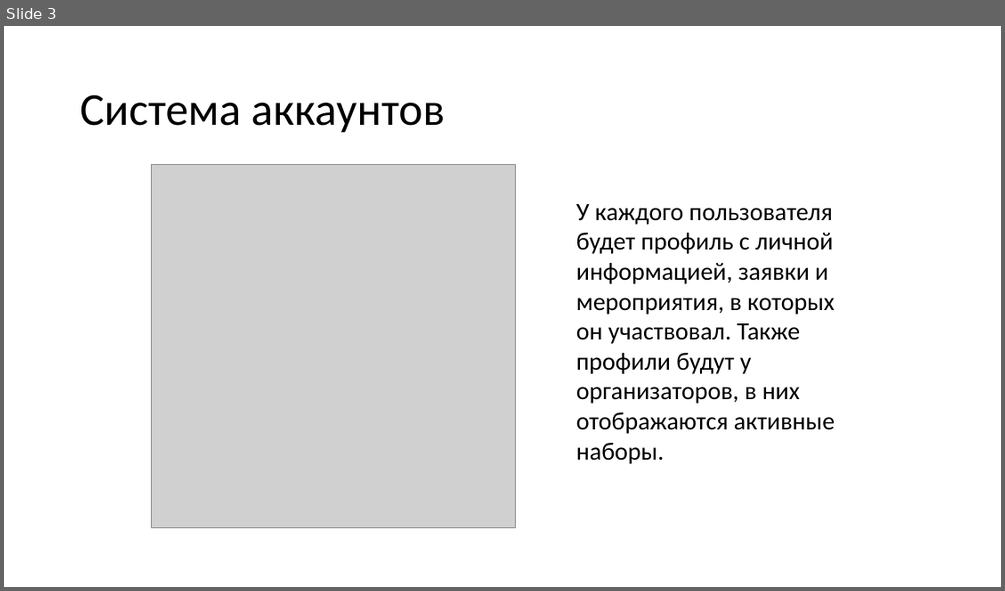
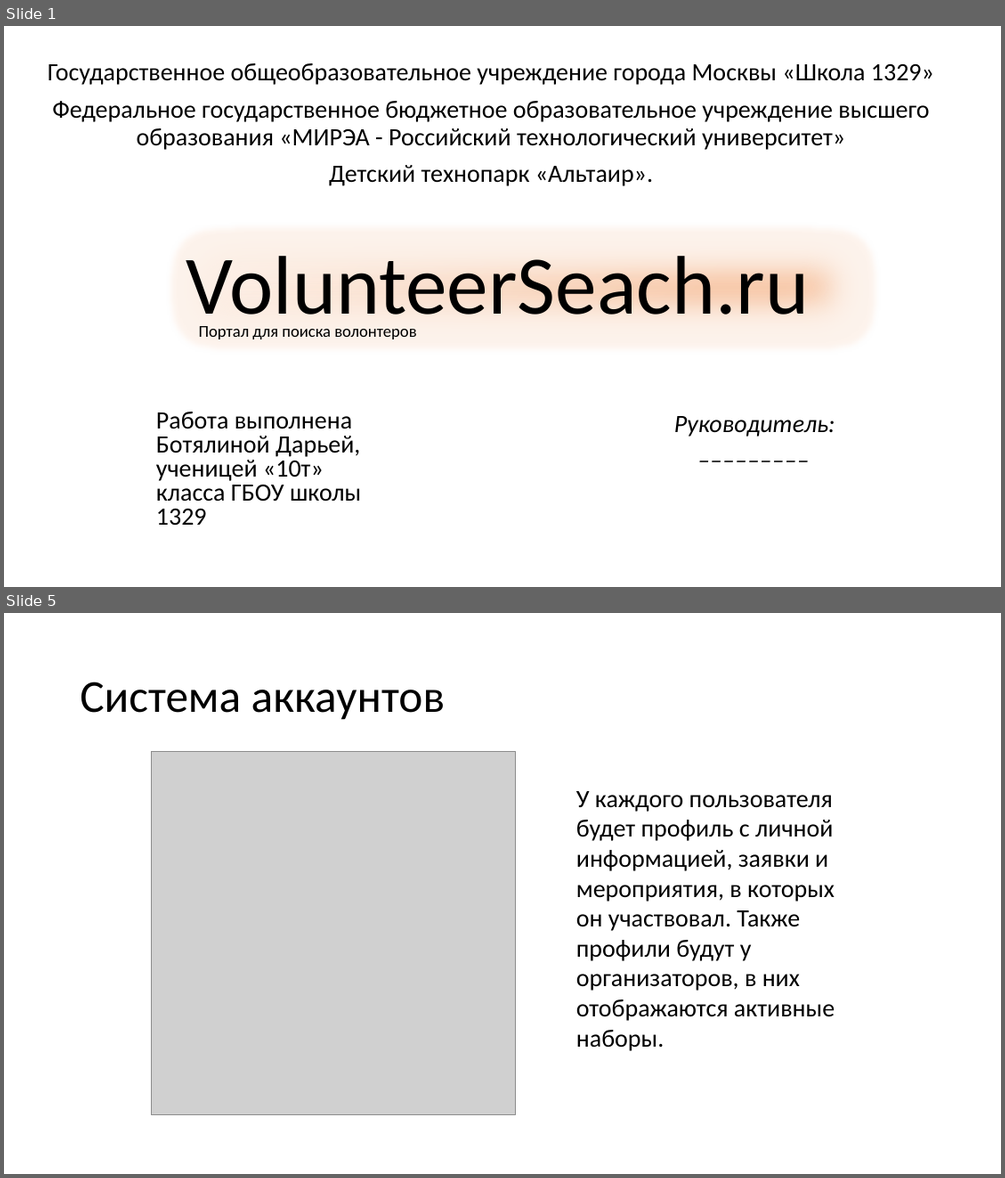
Before and after one commit to DaryaHomyak/VolunteerSearch, a slide deck: VolunteerSeach.pptx. Shown one above the other, each under a label of ours: slide 3 before the commit, slides 1 and 5 after it; the slides between them are not shown. The pictures are 1005x591 and 1005x1178 pixels, drawn with LibreOffice and Linux fonts; fonts in the diff are those of the drawing; grey boxes stand for pictures; background and template pictures are left out. Boxes give left, top, right and bottom in pixels: in the first picture for what was removed or moved away, otherwise in the second. Text is boxed around its words. In the diff, an @@ line names an element or a change of style, - is before the commit and + after.

```diff
--- a/VolunteerSeach.pptx
+++ b/VolunteerSeach.pptx
@@ slide 1 added at [4, 26, 1001, 587], background picture (left out) @@
@@ text added at [48, 63, 934, 186], 24 pt, text #000000 @@
+Государственное общеобразовательное учреждение города Москвы «Школа 1329»
+Федеральное государственное бюджетное образовательное учреждение высшего образования «МИРЭА - Российский технологический университет»
+Детский технопарк «Альтаир».
@@ text added at [186, 256, 809, 334], 80 pt, text #000000 @@
+VolunteerSeach.ru
@@ rectangle added at [191, 313, 443, 351], fill gradient #FFFFFF to #ED7D31, 16 pt, text #000000 @@
+Портал для поиска волонтеров
@@ text added at [156, 411, 361, 525], 24 pt, text #000000 @@
+Работа выполнена Ботялиной Дарьей, ученицей «10т» класса ГБОУ школы 1329
@@ text added at [674, 416, 835, 436], 24 pt, text #000000, italic @@
+Руководитель: _________
@@ what was slide 3 is now slide 5 @@
```
Also in this commit, not shown: 4 slides changed, 4 other slides added, 1 slide removed.
